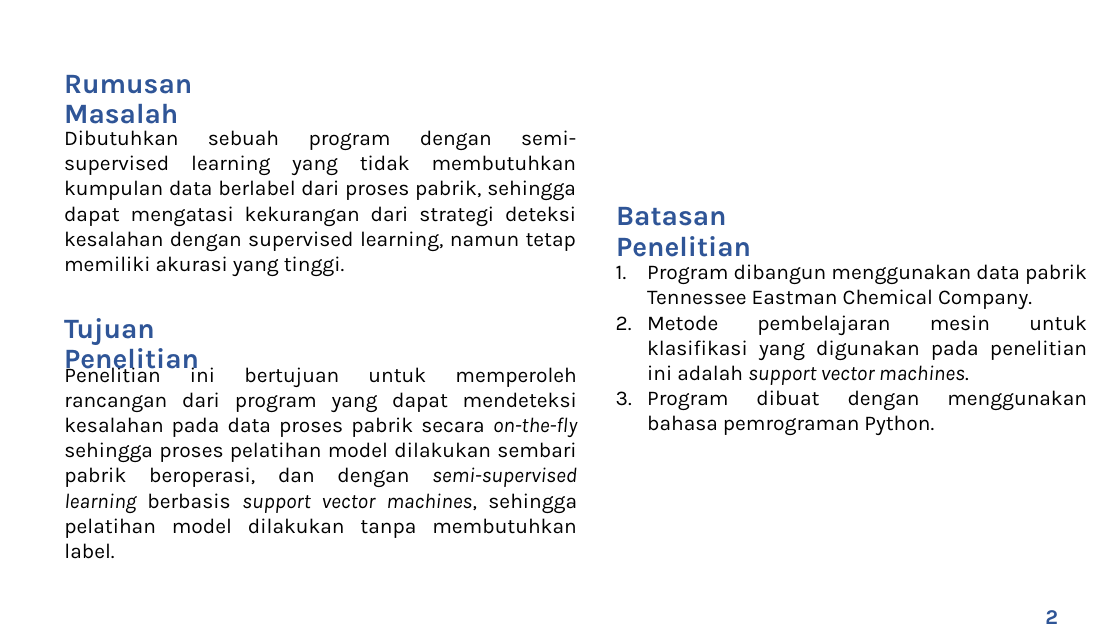
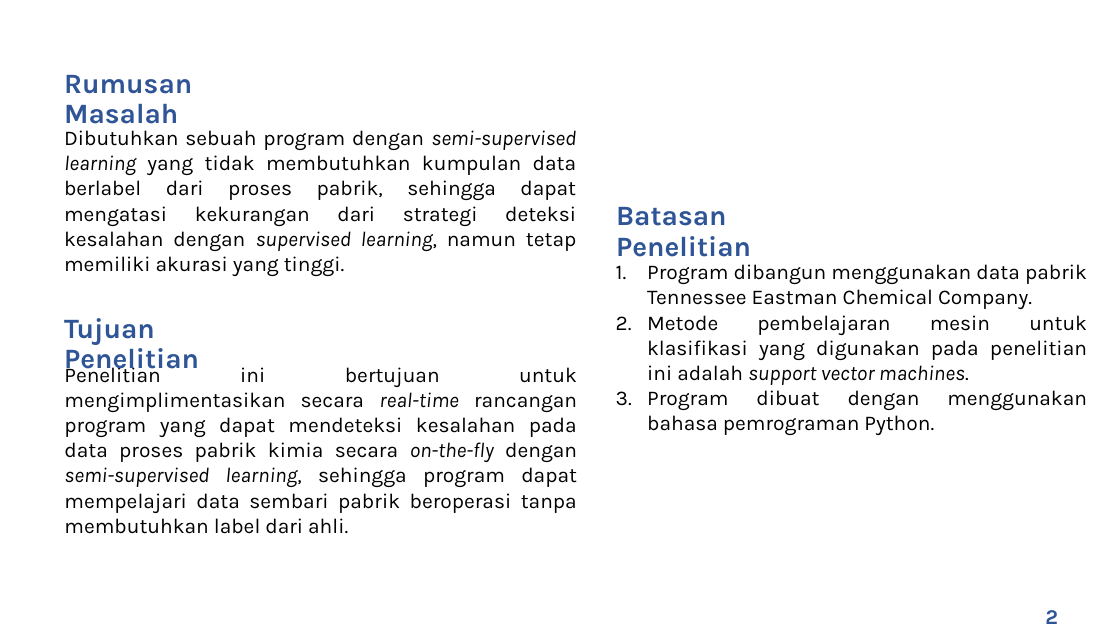
Before and after one commit to rezaandriady/TA_RezaAndriady, a slide deck: slide 3 of Presentasi/Draft Presentasi Reza Andriady - 44976.pptx. Drawn at 1120x630 pixels with LibreOffice and Linux fonts; fonts in the diff are those of the drawing; background and template pictures are left out. Boxes give left, top, right and bottom in pixels: in the first picture for what was removed or moved away, otherwise in the second. Text is boxed around its words. In the diff, an @@ line names an element or a change of style, - is before the commit and + after.

```diff
--- a/Presentasi/Draft Presentasi Reza Andriady - 44976.pptx
+++ b/Presentasi/Draft Presentasi Reza Andriady - 44976.pptx
@@ text "Dibutuhkan sebuah program dengan semi-supervised ..." at [64, 130, 576, 276]: italic on in "semi-supervised learning supervised learning," @@
@@ text at [64, 363, 577, 513]: text changed @@
-Penelitian ini bertujuan untuk memperoleh rancangan dari program yang dapat mendeteksi kesalahan pada data proses pabrik secara on-the-fly sehingga proses pelatihan model dilakukan sembari pabrik beroperasi, dan dengan semi-supervised learning berbasis support vector machines, sehingga pelatihan model dilakukan tanpa membutuhkan label.
+Penelitian ini bertujuan untuk mengimplimentasikan secara real-time rancangan program yang dapat mendeteksi kesalahan pada data proses pabrik kimia secara on-the-fly dengan semi-supervised learning, sehingga program dapat mempelajari data sembari pabrik beroperasi tanpa membutuhkan label dari ahli.
```
Also in this commit, not shown: 15 other slides changed.
